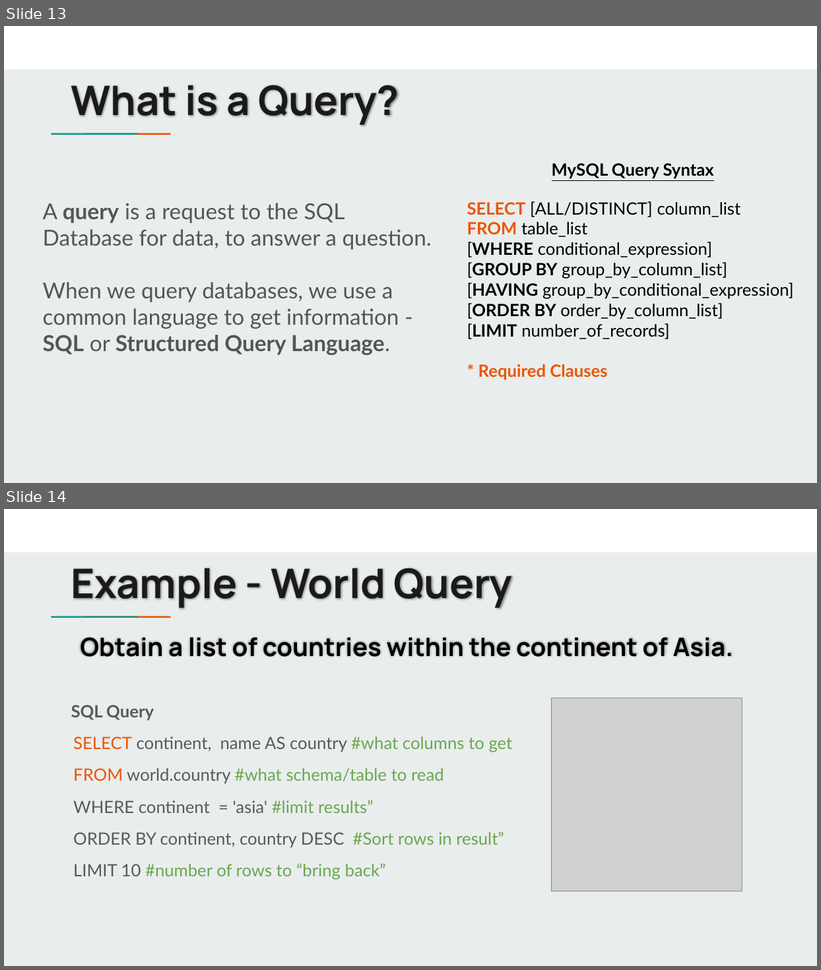
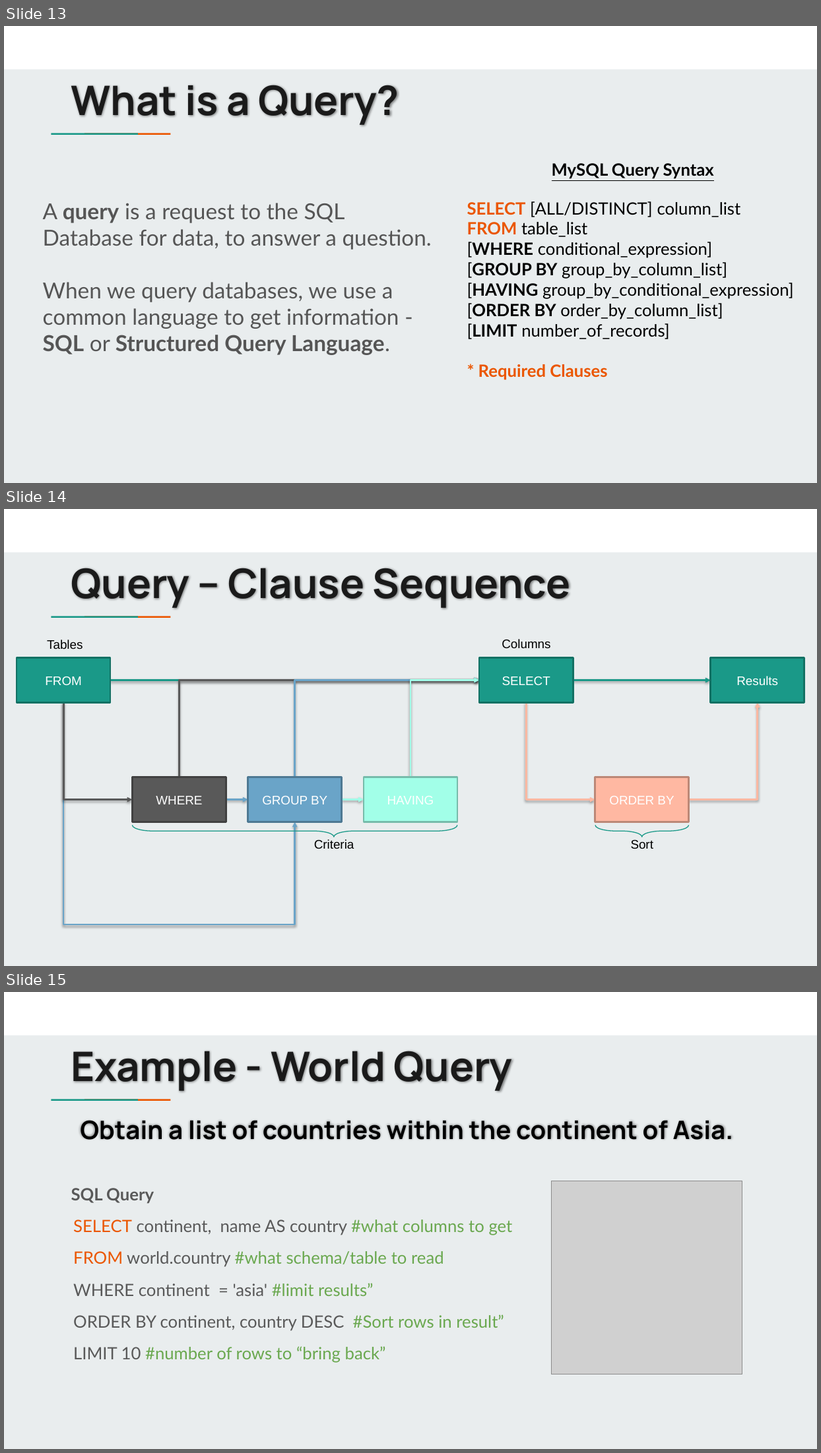
Before and after one commit to jbergmann56/OSDA-DataManipulationAndManagement, a slide deck: Lectures/(1) Data Manipulation - Basics.pptx. Shown one above the other, each under a label of ours: slides 13 and 14 before the commit, slides 13, 14 and 15 after it. The pictures are 821x970 and 821x1453 pixels, drawn with LibreOffice and Linux fonts; fonts in the diff are those of the drawing; grey boxes stand for pictures. Boxes give left, top, right and bottom in pixels: in the first picture for what was removed or moved away, otherwise in the second. Text is boxed around its words. In the diff, an @@ line names an element or a change of style, - is before the commit and + after.

```diff
--- a/Lectures/(1) Data Manipulation - Basics.pptx
+++ b/Lectures/(1) Data Manipulation - Basics.pptx
@@ slide 14 added at [4, 509, 817, 966], background #E9EDEE; not listed: 3 template elements that a slide beside it also shows @@
@@ title added at [71, 568, 571, 609], 48 pt, text #1A1A1A, bold @@
+Query – Clause Sequence
@@ text added at [47, 640, 83, 649], 14.7 pt, text #000000 @@
+Tables
@@ text added at [502, 639, 550, 648], 14.7 pt, text #000000 @@
+Columns
@@ rectangle added at [17, 658, 111, 702], fill #1A9988, outline #137165 2 pt, 14.7 pt, text #FFFFFF @@
+FROM
@@ rectangle added at [479, 658, 573, 702], fill #1A9988, outline #137165 2 pt, 14.7 pt, text #FFFFFF @@
+SELECT
@@ rectangle added at [711, 658, 805, 702], fill #1A9988, outline #137165 2 pt, 14.7 pt, text #FFFFFF @@
+Results
@@ arrow added from (111, 681) to (479, 681), #1A9988 2 pt @@
@@ elbow arrow added from (179, 778) to (479, 681), #595959 2 pt @@
@@ elbow arrow added from (295, 778) to (479, 681), #6AA4C8 2 pt @@
@@ elbow arrow added from (411, 778) to (479, 681), #A2FFE8 2 pt @@
@@ arrow added from (573, 681) to (711, 681), #1A9988 2 pt @@
@@ elbow arrow added from (64, 703) to (295, 822), #6AA4C8 2 pt @@
@@ elbow arrow added from (64, 703) to (132, 800), #595959 2 pt @@
@@ elbow arrow added from (526, 703) to (595, 800), #FFB8A2 2 pt @@
@@ elbow arrow added from (689, 800) to (758, 703), #FFB8A2 2 pt @@
@@ rectangle added at [132, 778, 226, 822], fill #595959, outline #424242 2 pt, 14.7 pt, text #FFFFFF @@
+WHERE
@@ rectangle added at [248, 778, 342, 822], fill #6AA4C8, outline #4E7994 2 pt, 14.7 pt, text #FFFFFF @@
+GROUP BY
@@ rectangle added at [364, 778, 458, 822], fill #A2FFE8, outline #78BDAC 2 pt @@
@@ rectangle added at [595, 778, 689, 822], fill #FFB8A2, outline #BD8878 2 pt, 14.7 pt, text #FFFFFF @@
+ORDER BY
@@ arrow added from (226, 800) to (248, 800), #6AA4C8 2 pt @@
@@ arrow added from (342, 800) to (364, 800), #A2FFE8 2 pt @@
@@ right brace added at [132, 826, 457, 837], outline #1A9988 1 pt @@
@@ text added at [314, 840, 354, 849], 14.7 pt, text #000000 @@
+Criteria
@@ right brace added at [596, 826, 689, 837], outline #1A9988 1 pt @@
@@ text added at [631, 840, 653, 849], 14.7 pt, text #000000 @@
+Sort
@@ what was slide 14 is now slide 15 @@
```
Also in this commit, not shown: 8 other files.
